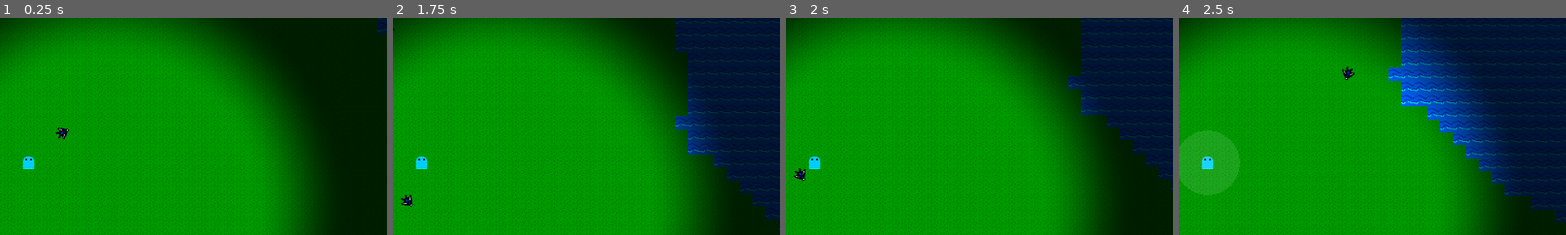
Above: before the commit, frames 1-4 (left to right).
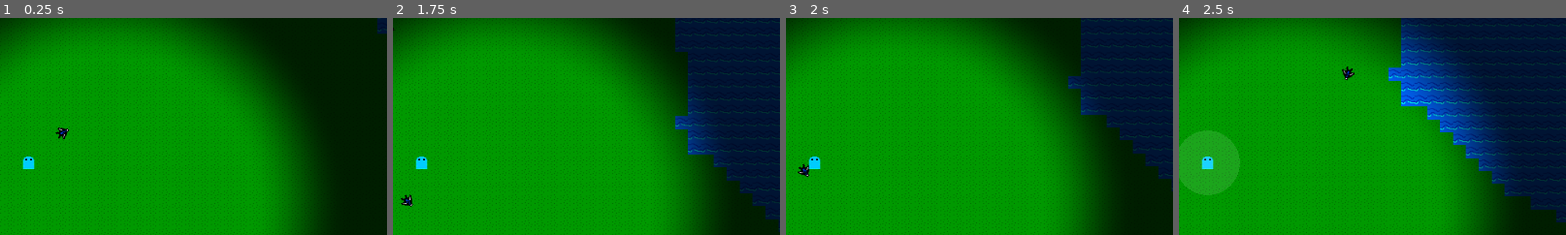
Above: after the commit, the same moments.

Repository: Kyhel/lost-in-pixels
Game: Godot game, scene res://scenes/game.tscn
The game is run twice, just before and just after one commit, with the same random seed, the same clock (stepped at 60 frames per second) and the same inputs.
Inputs:
- Up to frame 1 (0.25 s): no input
- Up to frame 2 (1.75 s): tap Enter at 0.5 s; hold Right (ui_right) 0.53-1.28 s; hold F (attack) 0.53-1.28 s; hold Down (ui_down) from 1.28 s (still down); tap F (attack) at 1.35 s
- Up to frame 3 (2 s): keep holding Down (ui_down)
- Up to frame 4 (2.5 s): release Down (ui_down) at 2.03 s; hold Right (ui_right) from 2.03 s (still down); hold F (attack) from 2.03 s (still down)
The pictures show only the part of the screen within x 46-96%, y 17-67%; the shares and areas given below are measured in that part.

Frames 1-2 are identical in both runs. In frame 3, 0.2% of the frame differs, in the area x 2-7%, y 66-76%; in frame 4, nothing differs.

Commit message:
Perfect pushing behavior

Diff:
--- a/entities/push_priority_helper.gd
+++ b/entities/push_priority_helper.gd
@@ -5,13 +5,22 @@
 ## - Creatures collide with the player (and terrain), so they are blocked by the player and never push them.
 ##
 ## After the player moves, call [method push_away_creatures_overlapping] to displace any creatures
-## the player overlaps (so the player effectively "pushes" them).
+## the player overlaps (so the player effectively "pushes" them). Pushes by the minimum amount
+## so collision shapes no longer overlap (no visible bounce).
 
-const PUSH_AWAY_DISTANCE: float = 10.0  # enough to separate player and creature circles (radius 8 each)
+
+## Returns the radius of the first CircleShape2D on [param node], or 0.0 if none.
+static func _get_radius(node: Node2D) -> float:
+	for child in node.get_children():
+		if child is CollisionShape2D:
+			var shape = (child as CollisionShape2D).shape
+			if shape is CircleShape2D:
+				return (shape as CircleShape2D).radius
+	return 0.0
 
 
 ## Call after the player's move_and_slide(). Finds any [Creature] overlapping [param body] and
-## moves them away from [param body] so the player visually pushes lower-priority entities.
+## moves them away by the minimum distance so their collision circles just touch (no overlap).
 static func push_away_creatures_overlapping(body: CharacterBody2D) -> void:
 	var space = body.get_world_2d().direct_space_state
 	if space == null:
@@ -22,6 +31,10 @@
 			shape_node = child as CollisionShape2D
 			break
 	if shape_node == null or shape_node.shape == null:
+		return
+
+	var body_radius: float = _get_radius(body)
+	if body_radius <= 0.0:
 		return
 
 	var params = PhysicsShapeQueryParameters2D.new()
@@ -36,7 +49,13 @@
 	for result in results:
 		var collider = result.collider
 		if collider is Creature:
-			var dir: Vector2 = (collider.global_position - body.global_position).normalized()
-			if dir.length_squared() < 0.01:
-				dir = Vector2.RIGHT  # fallback if same position
-			(collider as CharacterBody2D).global_position += dir * PUSH_AWAY_DISTANCE
+			var other_radius: float = _get_radius(collider as Node2D)
+			var to_other: Vector2 = (collider as Node2D).global_position - body.global_position
+			var dist: float = to_other.length()
+			var min_dist: float = body_radius + other_radius
+			if dist < min_dist and dist > 0.0001:
+				var dir: Vector2 = to_other / dist
+				var push: float = min_dist - dist
+				(collider as CharacterBody2D).global_position += dir * push
+			elif dist <= 0.0001:
+				(collider as CharacterBody2D).global_position += Vector2.RIGHT * min_dist
